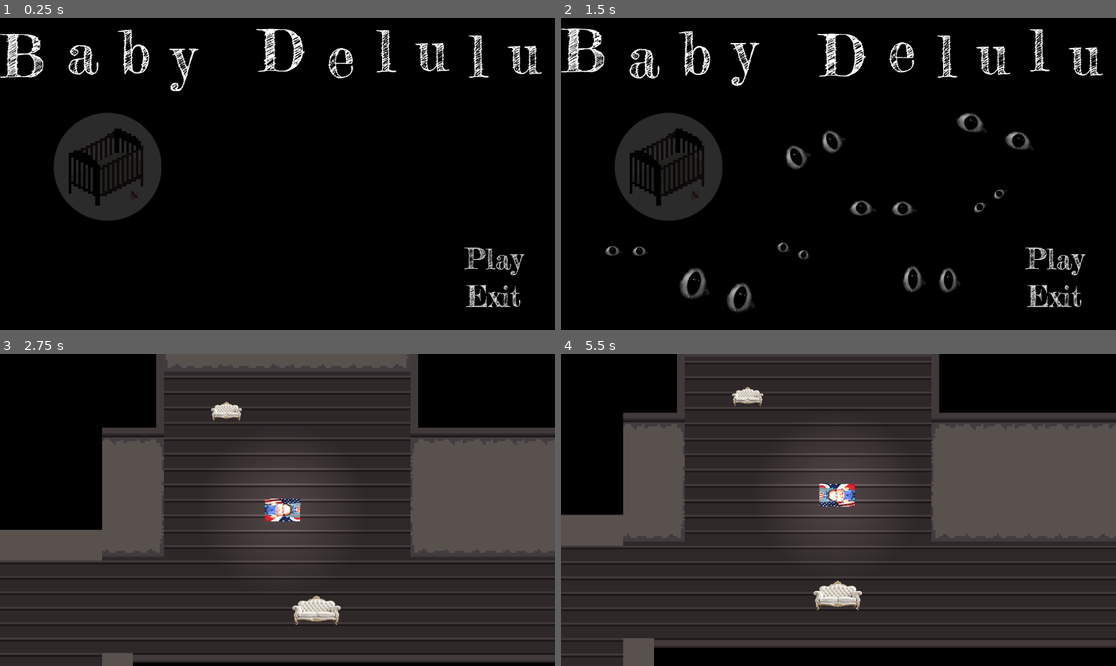
Above: before the commit, frames 1-4 (two rows, left to right).
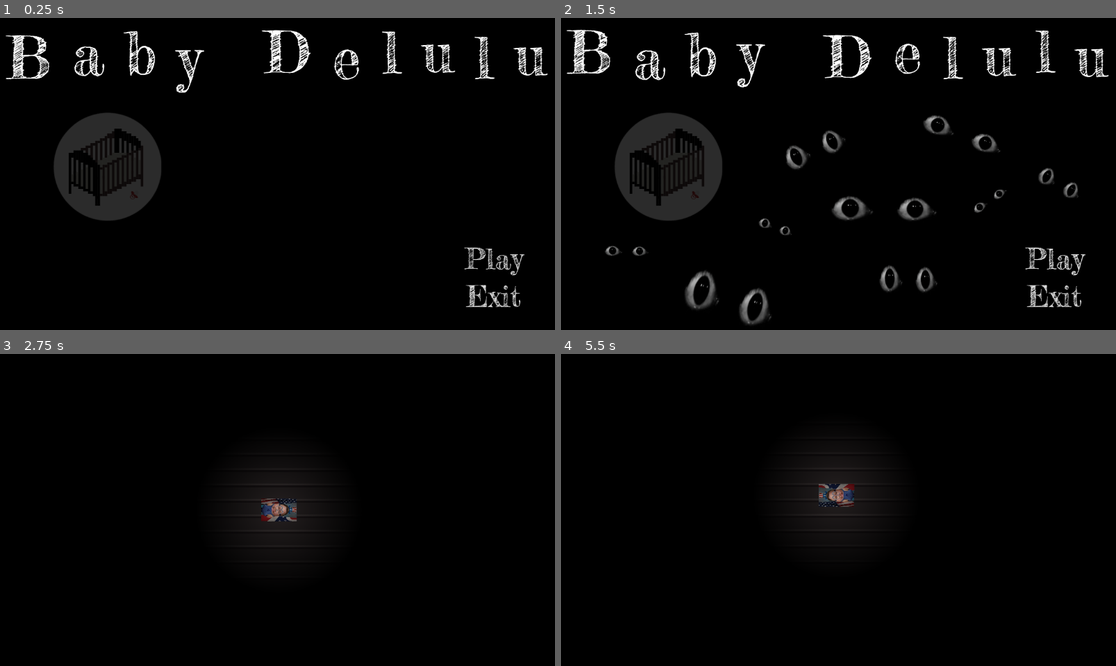
Above: after the commit, the same moments.

Repository: BenWorley-06/tinyware_2025
Game: Godot game, scene res://Assets/Menu/Scenes/start_menu.tscn
Two runs of this game, one before a commit and one after it. Both use one fixed random seed, a clock stepped at 60 frames per second and the inputs below.
Inputs:
- Up to frame 1 (0.25 s): no input
- Up to frame 2 (1.5 s): click "Play" at 0.5 s; click "Play" at 1.25 s
- Up to frame 3 (2.75 s): hold D (right) from 2.03 s (still down); tap E (interact) at 2.1 s
- Up to frame 4 (5.5 s): release D (right) at 2.78 s; hold S (down) 2.78-3.53 s; tap E (interact) every 0.75 s from 2.85 to 5.1 s; hold D (right) 3.53-4.28 s; hold W (up) 4.28-5.03 s; hold A (left) from 5.03 s (still down)

The runs differ from the first frame. In frame 1, 4.4% of the frame differs, in the area x 0-99%, y 3-25%; in frame 2, 7.2%; in frame 3, 81%; in frame 4, 82%, in the area x 0-100%, y 0-100%.

Commit message:
Added some art for ui

Diff:
--- a/tinyware_2025/Assets/Menu/Scenes/death_screen.tscn
+++ b/tinyware_2025/Assets/Menu/Scenes/death_screen.tscn
@@ -40,6 +40,7 @@
 color = Color(0.0562916, 0.0562916, 0.0562916, 1)
 
 [node name="Screenshot2025-05-25004719" type="Sprite2D" parent="."]
+visible = false
 modulate = Color(0.28485, 0.28485, 0.28485, 1)
 position = Vector2(572, 340)
 scale = Vector2(0.332822, 0.332822)
--- a/tinyware_2025/Assets/Menu/Scenes/end_menu.tscn
+++ b/tinyware_2025/Assets/Menu/Scenes/end_menu.tscn
@@ -1,7 +1,8 @@
-[gd_scene load_steps=26 format=3 uid="uid://bb4q5xviqujks"]
+[gd_scene load_steps=27 format=3 uid="uid://bb4q5xviqujks"]
 
 [ext_resource type="Script" uid="uid://cxjjxmvdjijj8" path="res://Assets/Menu/Scripts/end_menu.gd" id="1_hitm7"]
 [ext_resource type="Texture2D" uid="uid://cjx1o73humv28" path="res://Assets/Temporary Art/pngtree-the-big-yellow-moon-shone-brightly-png-image_6634642.png" id="2_1c0ws"]
+[ext_resource type="Texture2D" uid="uid://yaywtf1d6etf" path="res://Assets/Temporary Art/Untitled_Artwork (1).png" id="2_8a6m2"]
 [ext_resource type="FontFile" uid="uid://drsnf86lvb36g" path="res://Assets/Fonts/FrederickatheGreat-Regular.ttf" id="2_hm7it"]
 
 [sub_resource type="StyleBoxEmpty" id="StyleBoxEmpty_8a6m2"]
@@ -66,34 +67,38 @@
 grow_vertical = 2
 color = Color(0.0745098, 0.0941176, 0.384314, 1)
 
+[node name="UntitledArtwork(1)" type="Sprite2D" parent="."]
+position = Vector2(579, 326)
+texture = ExtResource("2_8a6m2")
+
 [node name="Pngtree-the-big-yellow-moon-shone-brightly-png-image6634642" type="Sprite2D" parent="."]
-position = Vector2(572, 332)
+position = Vector2(576, 344)
 scale = Vector2(2.55278, 2.55278)
 texture = ExtResource("2_1c0ws")
 
 [node name="Title" type="RichTextLabel" parent="."]
 layout_mode = 0
-offset_left = 223.0
-offset_top = 122.0
-offset_right = 951.0
-offset_bottom = 274.0
+offset_left = 72.0
+offset_top = 72.0
+offset_right = 1329.0
+offset_bottom = 288.0
 theme_override_colors/font_outline_color = Color(0, 0, 0, 1)
 theme_override_colors/font_shadow_color = Color(0, 0, 0, 1)
 theme_override_fonts/normal_font = ExtResource("2_hm7it")
-theme_override_font_sizes/bold_italics_font_size = 120
-theme_override_font_sizes/italics_font_size = 120
-theme_override_font_sizes/mono_font_size = 120
-theme_override_font_sizes/normal_font_size = 120
-theme_override_font_sizes/bold_font_size = 120
+theme_override_font_sizes/bold_italics_font_size = 180
+theme_override_font_sizes/italics_font_size = 180
+theme_override_font_sizes/mono_font_size = 180
+theme_override_font_sizes/normal_font_size = 180
+theme_override_font_sizes/bold_font_size = 180
 bbcode_enabled = true
-text = "[wave amp=70 freq=3]T h e  E n d"
+text = "[wave amp=70 freq=3]T h e E n d "
 
 [node name="Retry" type="Button" parent="."]
 layout_mode = 0
 offset_left = 319.0
 offset_top = 408.0
-offset_right = 476.0
-offset_bottom = 490.0
+offset_right = 535.0
+offset_bottom = 516.0
 theme_override_fonts/font = ExtResource("2_hm7it")
 theme_override_font_sizes/font_size = 60
 theme_override_styles/focus = SubResource("StyleBoxEmpty_8a6m2")
@@ -110,21 +115,20 @@
 
 [node name="Label" type="Label" parent="Retry"]
 layout_mode = 0
-offset_left = 6.0
-offset_right = 204.0
-offset_bottom = 99.0
+offset_right = 210.0
+offset_bottom = 105.0
 theme_override_colors/font_shadow_color = Color(0, 0, 0, 1)
 theme_override_colors/font_outline_color = Color(0, 0, 0, 1)
 theme_override_fonts/font = ExtResource("2_hm7it")
-theme_override_font_sizes/font_size = 60
+theme_override_font_sizes/font_size = 80
 text = "Retry"
 
 [node name="Main" type="Button" parent="."]
 layout_mode = 0
-offset_left = 671.0
+offset_left = 643.0
 offset_top = 408.0
-offset_right = 823.0
-offset_bottom = 490.0
+offset_right = 872.0
+offset_bottom = 515.0
 theme_override_fonts/font = ExtResource("2_hm7it")
 theme_override_font_sizes/font_size = 60
 theme_override_styles/focus = SubResource("StyleBoxEmpty_mui24")
@@ -141,14 +145,12 @@
 
 [node name="Label2" type="Label" parent="Main"]
 layout_mode = 0
-offset_left = 2.0
-offset_top = 4.0
-offset_right = 200.0
-offset_bottom = 103.0
+offset_right = 216.0
+offset_bottom = 111.0
 theme_override_colors/font_shadow_color = Color(0, 0, 0, 1)
 theme_override_colors/font_outline_color = Color(0, 0, 0, 1)
 theme_override_fonts/font = ExtResource("2_hm7it")
-theme_override_font_sizes/font_size = 60
+theme_override_font_sizes/font_size = 90
 text = "Main"
 
 [connection signal="pressed" from="Retry" to="." method="_on_retry_pressed"]
--- a/tinyware_2025/Assets/Menu/Scenes/start_menu.tscn
+++ b/tinyware_2025/Assets/Menu/Scenes/start_menu.tscn
@@ -70,8 +70,10 @@
 
 [node name="Title" type="RichTextLabel" parent="."]
 layout_mode = 0
-offset_right = 1152.0
-offset_bottom = 152.0
+offset_left = 12.0
+offset_top = 3.0
+offset_right = 1164.0
+offset_bottom = 155.0
 theme_override_fonts/normal_font = ExtResource("2_m4dv6")
 theme_override_font_sizes/bold_italics_font_size = 120
 theme_override_font_sizes/italics_font_size = 120
@@ -147,14 +149,14 @@
 
 [node name="EyesInTheDark3" type="Sprite2D" parent="."]
 visible = false
-position = Vector2(482, 483)
+position = Vector2(444, 433)
 rotation = 0.33676
 scale = Vector2(0.144588, 0.17611)
 texture = ExtResource("5_lw5tp")
 
 [node name="EyesInTheDark4" type="Sprite2D" parent="."]
 visible = false
-position = Vector2(766, 541)
+position = Vector2(718, 540)
 scale = Vector2(0.237609, 0.474091)
 texture = ExtResource("5_lw5tp")
 
@@ -167,22 +169,29 @@
 
 [node name="EyesInTheDark6" type="Sprite2D" parent="."]
 visible = false
-position = Vector2(899, 234)
+position = Vector2(830, 239)
 rotation = 0.347683
 scale = Vector2(0.338896, 0.338896)
 texture = ExtResource("5_lw5tp")
 
 [node name="EyesInTheDark7" type="Sprite2D" parent="."]
 visible = false
-position = Vector2(323, 563)
+position = Vector2(346, 579)
 rotation = 0.27284
-scale = Vector2(0.322477, 0.575118)
+scale = Vector2(0.372699, 0.72121)
 texture = ExtResource("5_lw5tp")
 
 [node name="EyesInTheDark8" type="Sprite2D" parent="."]
 visible = false
 position = Vector2(665, 394)
-scale = Vector2(0.274977, 0.274977)
+scale = Vector2(0.431681, 0.431681)
+texture = ExtResource("5_lw5tp")
+
+[node name="EyesInTheDark9" type="Sprite2D" parent="."]
+visible = false
+position = Vector2(1033.59, 341.42)
+rotation = 0.493867
+scale = Vector2(0.187061, 0.314829)
 texture = ExtResource("5_lw5tp")
 
 [connection signal="pressed" from="VBoxContainer/Play" to="." method="_on_play_pressed"]
--- a/tinyware_2025/Assets/Menu/Scripts/start_menu.gd
+++ b/tinyware_2025/Assets/Menu/Scripts/start_menu.gd
@@ -8,7 +8,8 @@
 	$EyesInTheDark5,
 	$EyesInTheDark6,
 	$EyesInTheDark7,
-	$EyesInTheDark8
+	$EyesInTheDark8,
+	$EyesInTheDark9
 ]
 
 func _on_play_pressed():
--- a/tinyware_2025/Game Objects/game.tscn
+++ b/tinyware_2025/Game Objects/game.tscn
@@ -1484,7 +1484,6 @@
 environment = SubResource("Environment_51i1y")
 
 [node name="CanvasModulate" type="CanvasModulate" parent="lighting"]
-visible = false
 color = Color(0, 0, 0, 1)
 
 [node name="NavigationRegion2D" type="NavigationRegion2D" parent="."]
--- a/tinyware_2025/Game Objects/player/player.gd
+++ b/tinyware_2025/Game Objects/player/player.gd
@@ -79,10 +79,15 @@
 			stats.awaiting_unpause = false
 		else:
 			print("Player saved!")
+			var texture_size = $PointLight2D2.texture
 			is_hidden = true
+			texture_size.width = 1000
+			texture_size.height = 1000
 			await get_tree().create_timer(5.0).timeout
 			print("Player not saved :(")
 			is_hidden = false
+			texture_size.width = 500
+			texture_size.height = 500
 
 func sprite_toggle():
 	if stats.can_move:
Binary file added: tinyware_2025/Assets/Temporary Art/Untitled_Artwork (1).png
Not shown, added: tinyware_2025/Assets/Temporary Art/Untitled_Artwork (1).png.import
Binary file added: tinyware_2025/Assets/Temporary Art/Untitled_Artwork (2).png
Not shown, added: tinyware_2025/Assets/Temporary Art/Untitled_Artwork (2).png.import
